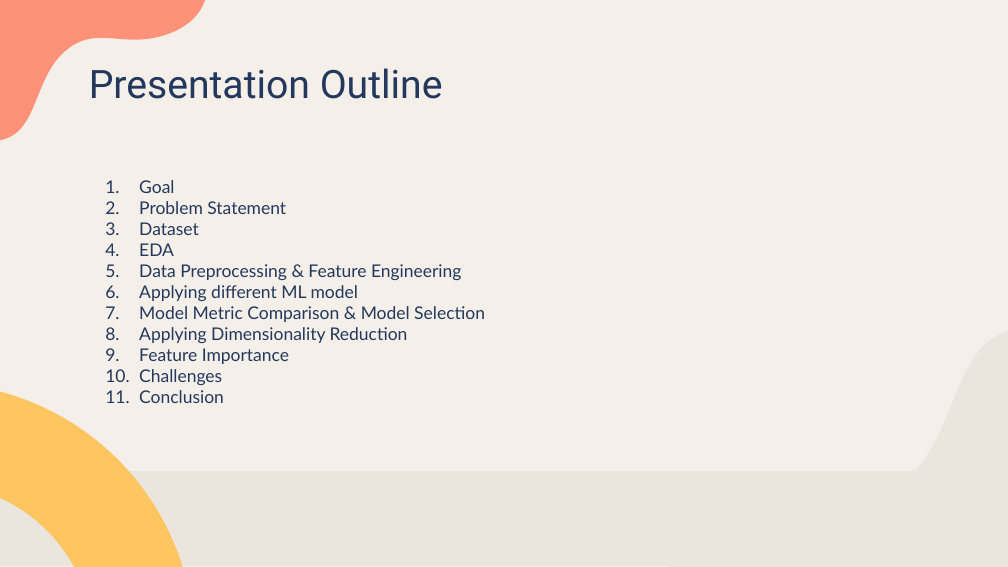
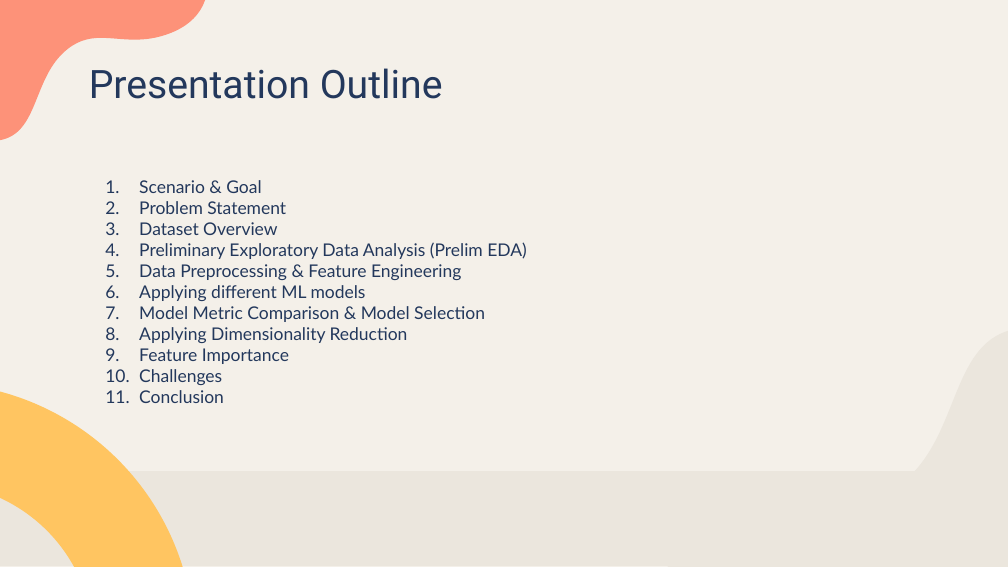
Before and after one commit to LiyanaRoslie/google-apps-ml, a slide deck: slide 2 of Final_Presentation.pptx. Drawn at 1008x567 pixels with LibreOffice and Linux fonts; fonts in the diff are those of the drawing. Boxes give left, top, right and bottom in pixels: in the first picture for what was removed or moved away, otherwise in the second. Text is boxed around its words. In the diff, an @@ line names an element or a change of style, - is before the commit and + after.

```diff
--- a/Final_Presentation.pptx
+++ b/Final_Presentation.pptx
@@ text at box(139, 180, 261, 193): text changed @@
-1. Goal
+1. Scenario & Goal
@@ text at box(139, 222, 527, 259): text changed @@
-3. Dataset
-4. EDA
+3. Dataset Overview
+4. Preliminary Exploratory Data Analysis (Prelim EDA)
@@ text at box(139, 285, 366, 301): text changed @@
-6. Applying different ML model
+6. Applying different ML models
```
Also in this commit, not shown: 11 other slides changed, 2 slides added.
